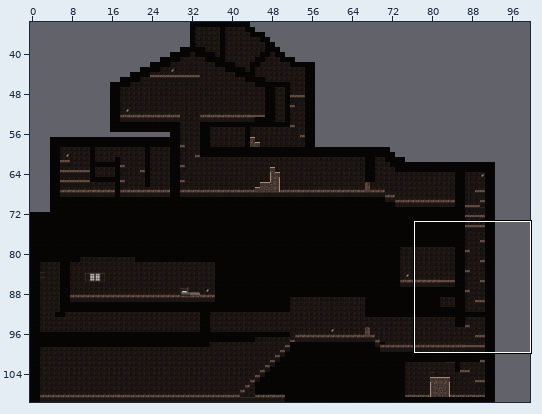
Tiled map (JSON), stored at assets/Tiled/super_mario.json. The first picture is a wide view before the edit; the outline marks the close-up.
Close-up. First the earlier version:
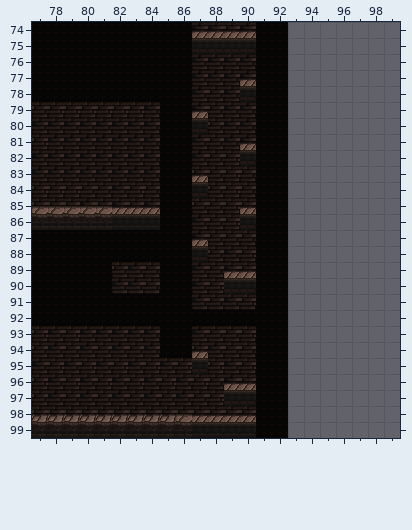
Cells are 16x16 px. Shown: x 77..99, y 74..99. The commit also changed other parts of the map, which this record leaves out.
The result:
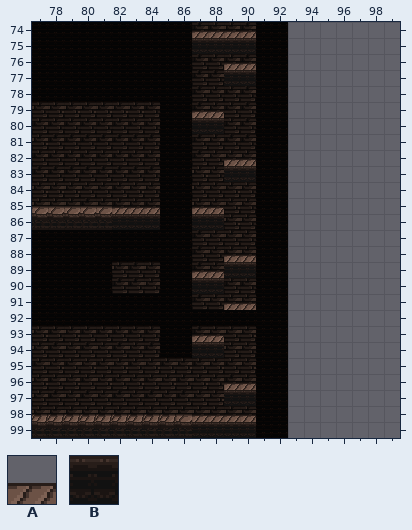
Key: from "SuperMarioBros-World1-1": A 321, B 341.
_ is an empty cell.
The exact change:
{"where": "layer \"World2\""}
{"y":76,"x":89,"old":"__","new":"AA"}
{"y":77,"x":89,"old":"_A","new":"BB"}
{"y":78,"x":90,"old":"B","new":"_"}
{"y":81,"x":90,"old":"A","new":"_"}
{"y":82,"x":89,"old":"_B","new":"AA"}
{"y":83,"x":87,"old":"A","new":"_"}
{"y":83,"x":89,"old":"__","new":"BB"}
{"y":84,"x":87,"old":"B","new":"_"}
{"y":85,"x":87,"old":"__","new":"AA"}
{"y":85,"x":90,"old":"A","new":"_"}
{"y":86,"x":87,"old":"__","new":"BB"}
{"y":86,"x":90,"old":"B","new":"_"}
{"y":87,"x":87,"old":"A","new":"_"}
{"y":88,"x":87,"old":"B","new":"_"}
{"y":88,"x":89,"old":"__","new":"AA"}
{"y":89,"x":89,"old":"AA","new":"BB"}
{"y":90,"x":89,"old":"BB","new":"__"}
{"y":91,"x":89,"old":"__","new":"AA"}
{"y":94,"x":87,"old":"A","new":"_"}
{"y":95,"x":87,"old":"B","new":"_"}
{"where": "layer \"World1\""}
{"y":79,"x":88,"old":"_","new":"A"}
{"y":80,"x":88,"old":"_","new":"B"}
{"y":89,"x":87,"old":"__","new":"AA"}
{"y":90,"x":87,"old":"__","new":"BB"}
{"y":93,"x":87,"old":"__","new":"AA"}
{"y":94,"x":87,"old":"__","new":"BB"}
{"label":"changed","picture_box":[224,63,256,102]}
{"label":"added","picture_box":[208,111,224,134]}
{"label":"changed","picture_box":[192,143,256,310]}
{"label":"changed","picture_box":[192,335,224,374]}
